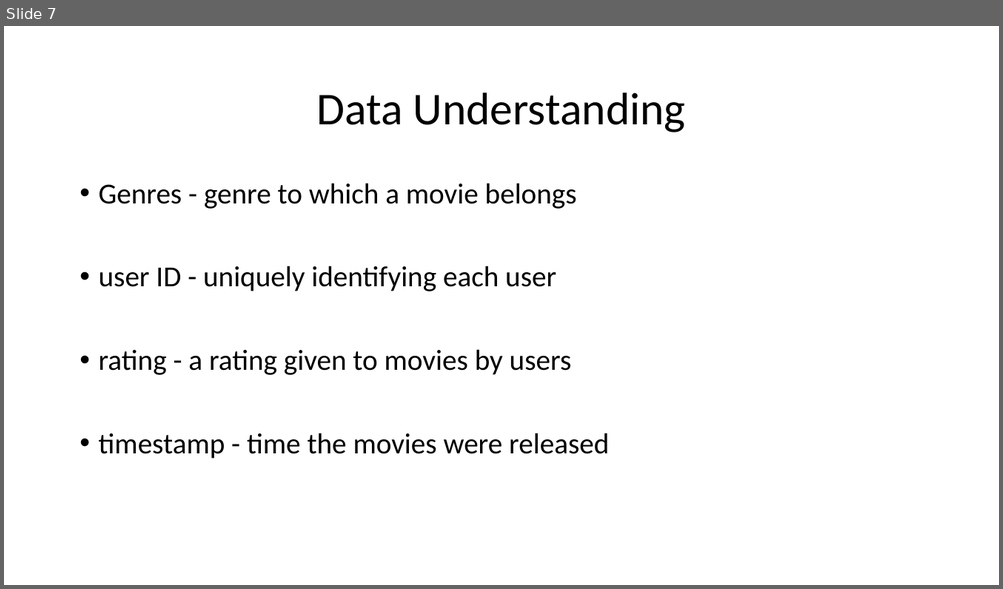
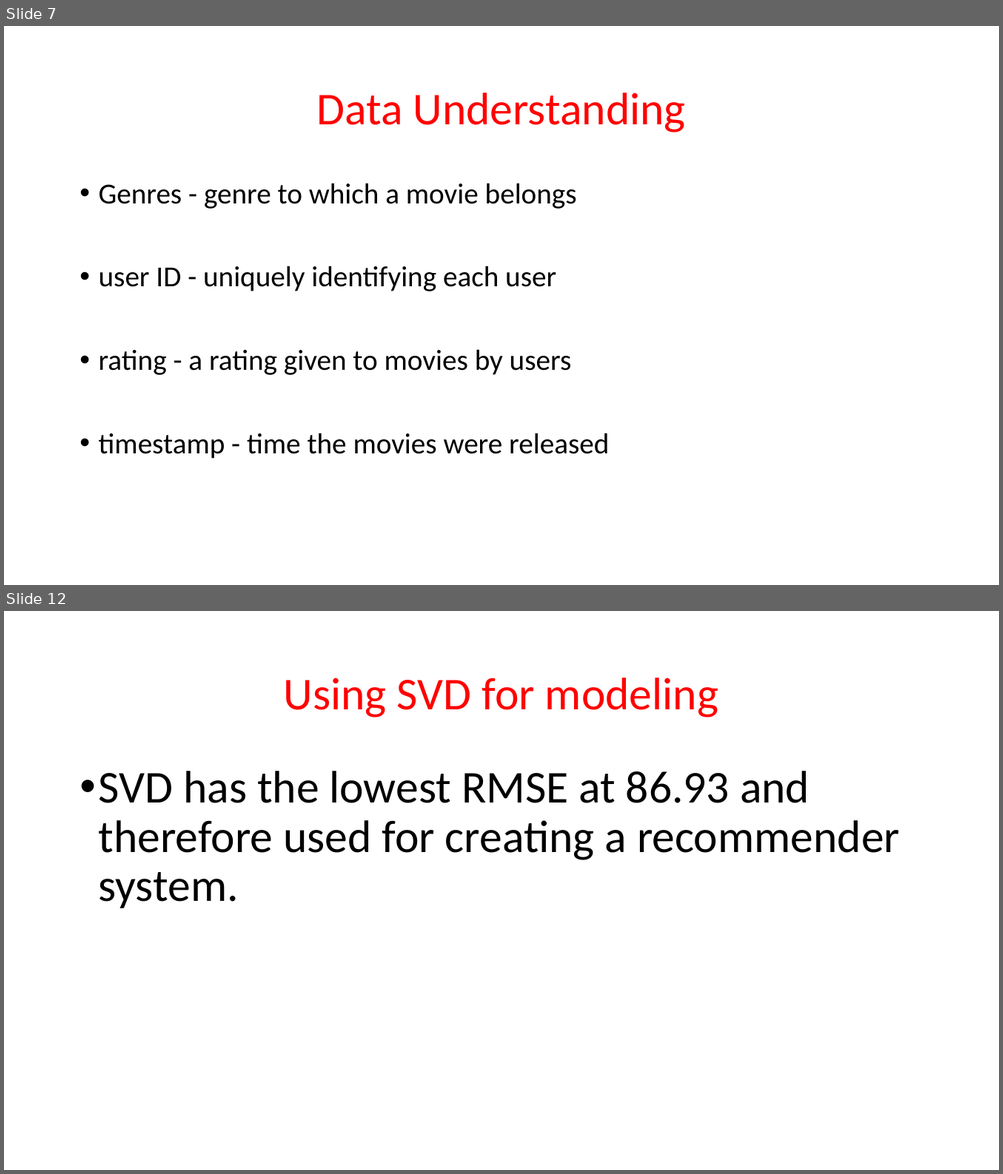
Before and after one commit to Mash-bot/Movie-Recommender-system, a slide deck: presentation.pptx. Shown one above the other, each under a label of ours: slide 7 before the commit, slides 7 and 12 after it; the slides between them are not shown. The pictures are 1003x589 and 1003x1174 pixels, drawn with LibreOffice and Linux fonts; fonts in the diff are those of the drawing; background and template pictures are left out. Boxes give left, top, right and bottom in pixels: in the first picture for what was removed or moved away, otherwise in the second. Text is boxed around its words. In the diff, an @@ line names an element or a change of style, - is before the commit and + after.

```diff
--- a/presentation.pptx
+++ b/presentation.pptx
@@ slide 12 added at <box>4,611,999,1170</box>, background picture (left out) @@
@@ title added at <box>284,678,718,718</box>, 44 pt, text #FF0000 @@
+Using SVD for modeling
@@ text added at <box>99,771,899,908</box>, 44 pt, text #000000 @@
+• SVD has the lowest RMSE at 86.93 and therefore used for creating a recommender system.
@@ slide 7 changed as well @@
@@ title "Data Understanding" at <box>317,93,686,133</box>: text colour #000000 to #FF0000 @@
```
Also in this commit, not shown: 6 other slides changed, 6 other slides added, 1 slide removed, 2 other files.
